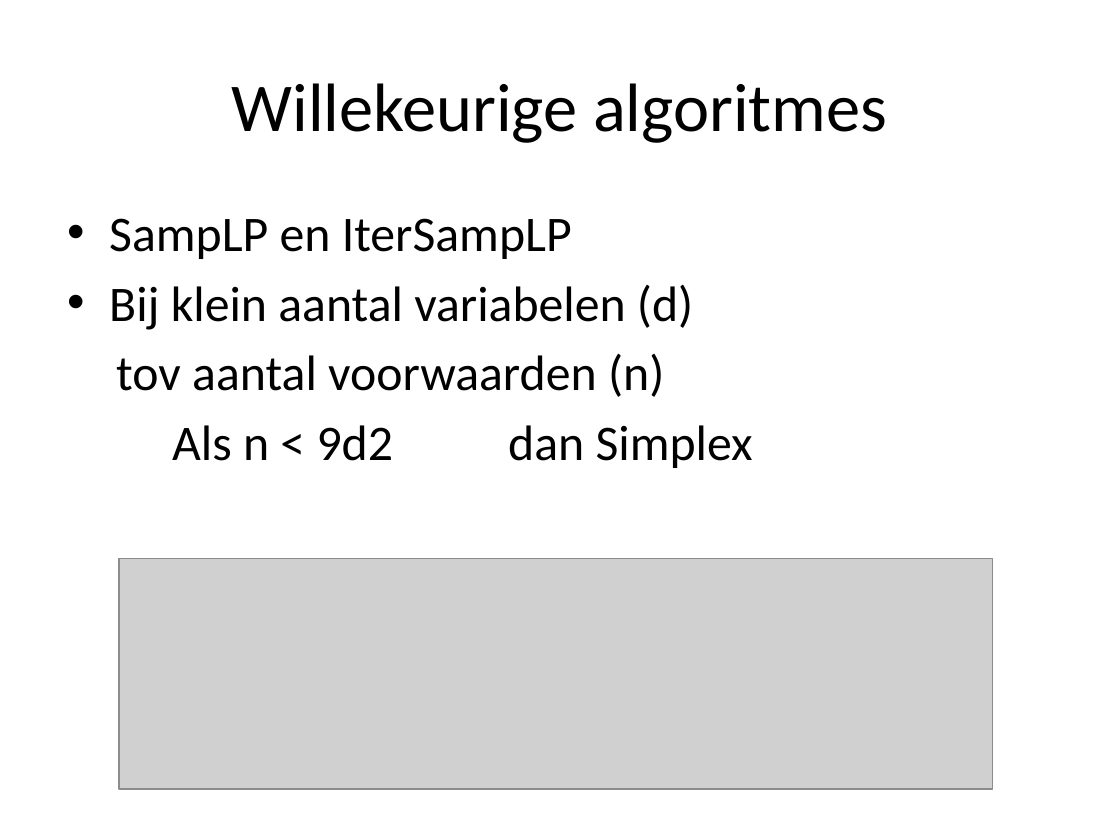
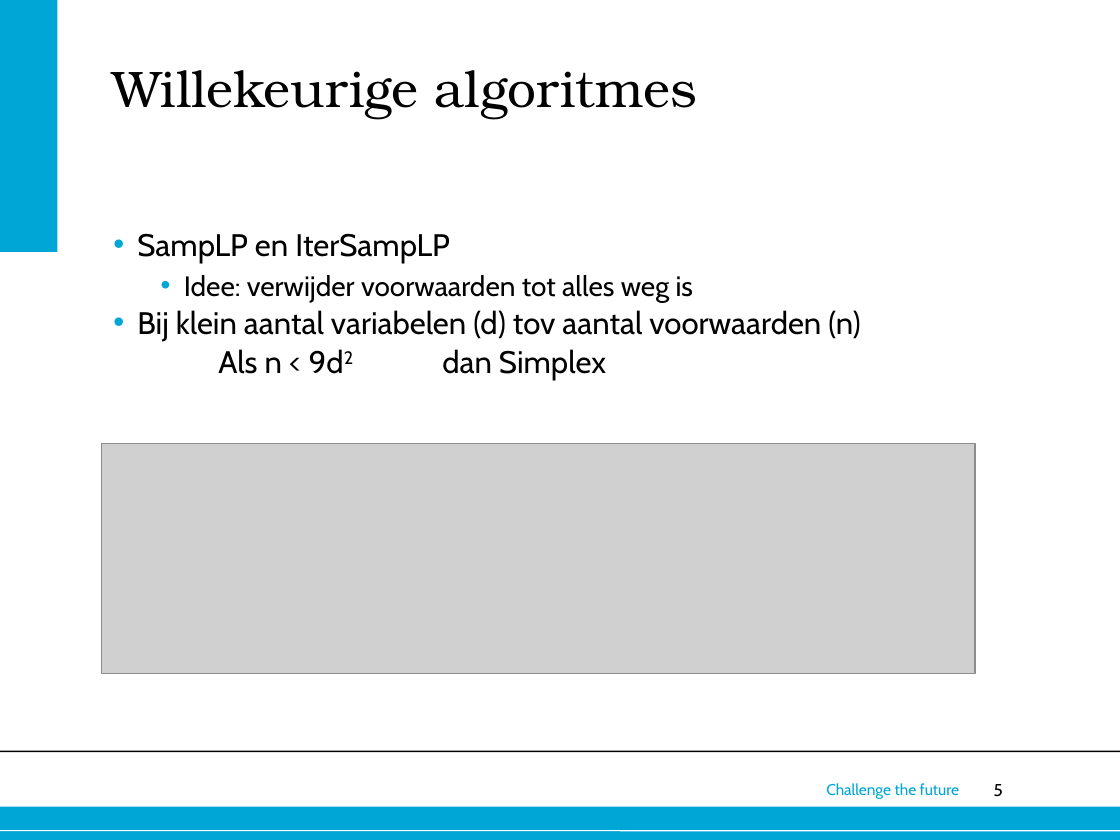
Before and after one commit to mvandertuin/RandomizedAlgorithmsLP, a slide deck: slide 5 of Presentation/presentatie.pptx. Drawn at 1120x840 pixels with LibreOffice and Linux fonts; fonts in the diff are those of the drawing; grey boxes stand for pictures; background and template pictures are left out. Boxes give left, top, right and bottom in pixels: in the first picture for what was removed or moved away, otherwise in the second. Text is boxed around its words. In the diff, an @@ line names an element or a change of style, - is before the commit and + after.

```diff
--- a/Presentation/presentatie.pptx
+++ b/Presentation/presentatie.pptx
@@ rectangle added at [0,0,57,252], fill #00A6D6 @@
@@ title "Willekeurige algoritmes": place and size @@
-title "Willekeurige algoritmes" at [232,83,887,143]
+title "Willekeurige algoritmes" at [112,70,697,119]
@@ title "Willekeurige algoritmes" at [112,70,697,119]: size 44 to 33 pt, font Calibri to TeX Gyre Bonum; alignment centre to left; indent changed; vertical alignment middle to top @@
@@ text "SampLP en IterSampLP": place and size @@
-text "SampLP en IterSampLP" at [109,218,753,468]
+text "SampLP en IterSampLP" at [137,233,860,380]
@@ text at [137,233,606,380]: size 32 to 20 pt, font Calibri to Cabin in "SampLP en IterSampLP", "Als n < 9d2 dan Simplex"; now superscript in "9d2"; indent changed; line spacing 1 to 25pt; less space between paragraphs @@
@@ text at [137,275,860,341]: text changed; size 32 to 20 pt; font Calibri to Cabin @@
-• Bij klein aantal variabelen (d)
-  tov aantal voorwaarden (n)
+  • Idee: verwijder voorwaarden tot alles weg is
+• Bij klein aantal variabelen (d) tov aantal voorwaarden (n)
@@ picture: place and size @@
-picture at [119,559,992,790]
+picture at [102,444,976,674]
@@ line added from (0, 752) to (1120, 752), #000000 1 pt @@
@@ rectangle added at [0,806,1120,840], fill #00A6D6 @@
@@ text added at [826,783,959,799], 10 pt, text #00A6D6 @@
+Challenge the future
@@ page number added at [994,784,1003,797], 11 pt, text #000000 @@
+5
@@ line added from (0, 831) to (1120, 831), #FFFFFF 0.75 pt @@
```
Also in this commit, not shown: 6 other slides changed, 5 slides added, 2 slides removed.
